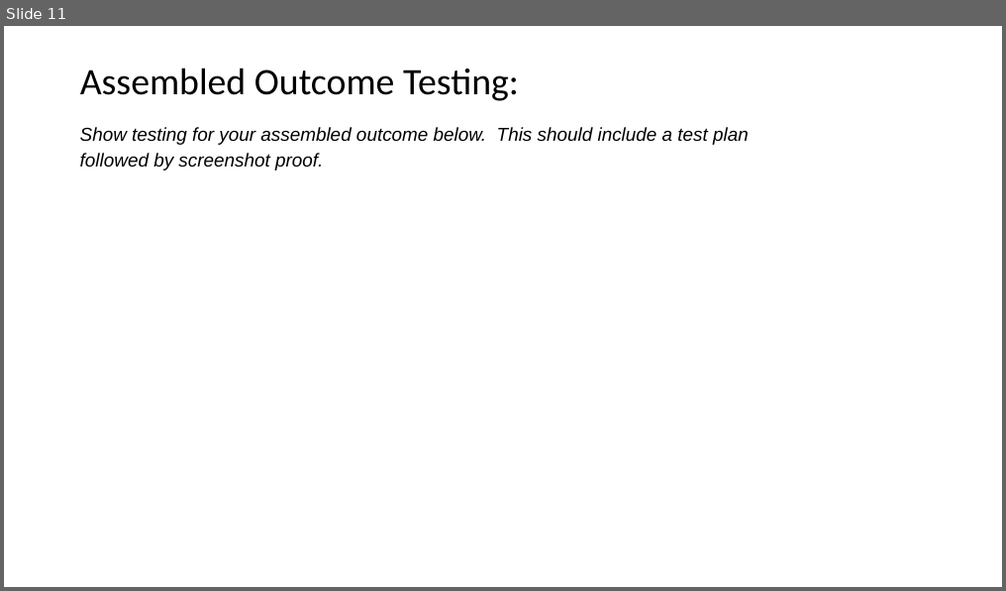
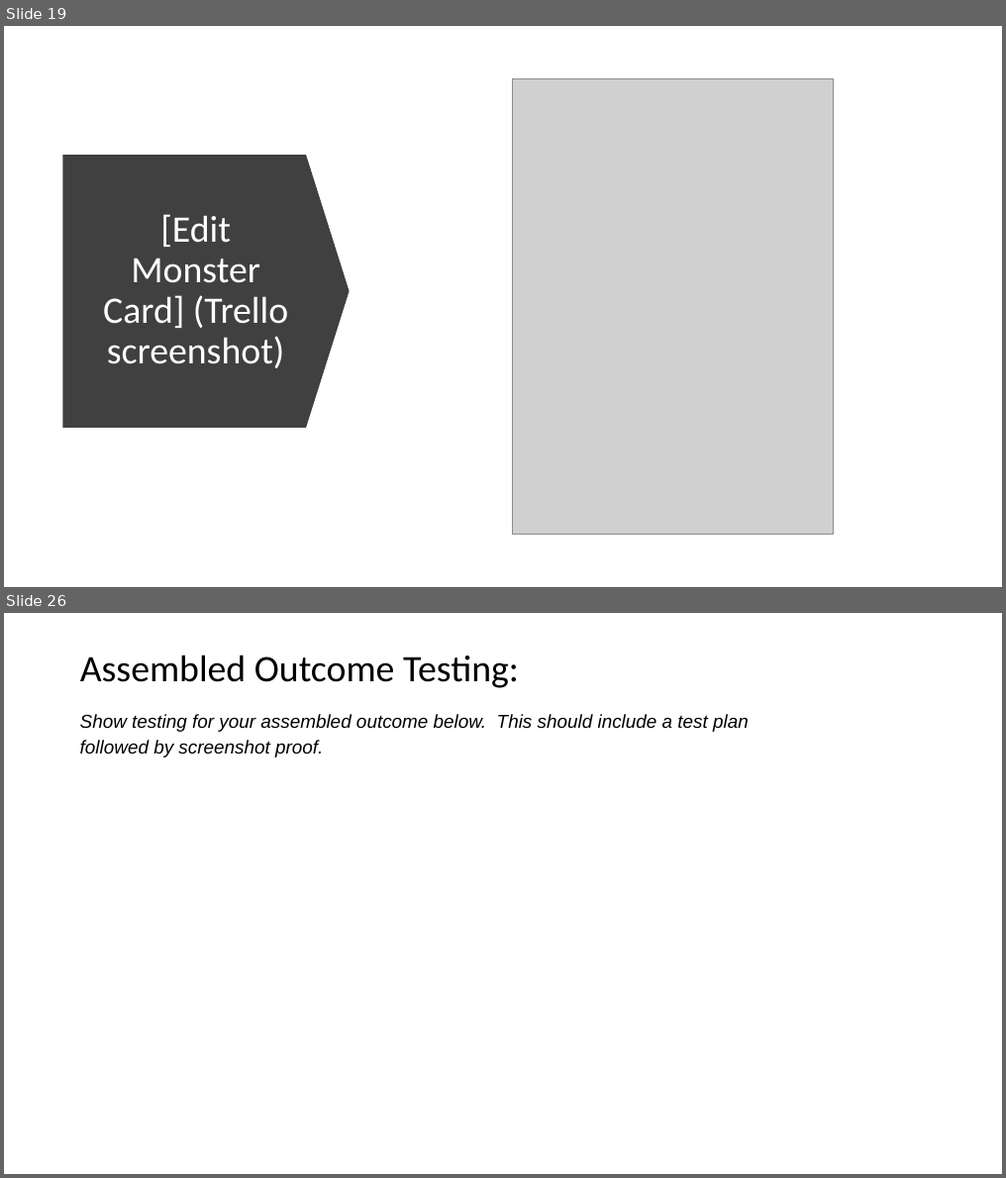
Before and after one commit to peter123321123321/Monster-Cards-Internal, a slide deck: 2.7 and 2.8 Documentation Template.pptx. Shown one above the other, each under a label of ours: slide 11 before the commit, slides 19 and 26 after it; the slides between them are not shown. The pictures are 1006x591 and 1006x1178 pixels, drawn with LibreOffice and Linux fonts; fonts in the diff are those of the drawing; grey boxes stand for pictures. Boxes give left, top, right and bottom in pixels: in the first picture for what was removed or moved away, otherwise in the second. Text is boxed around its words. In the diff, an @@ line names an element or a change of style, - is before the commit and + after.

```diff
--- a/2.7 and 2.8 Documentation Template.pptx
+++ b/2.7 and 2.8 Documentation Template.pptx
@@ slide 19 added at <box>4,26,1002,587</box>, background #FFFFFF @@
@@ picture added at <box>512,78,834,534</box> @@
@@ down arrow added at <box>63,155,350,428</box>, fill #404040 @@
@@ title added at <box>103,214,288,369</box>, 36 pt, text #FFFFFF @@
+[Edit Monster Card] (Trello screenshot)
@@ what was slide 11 is now slide 26 @@
```
Also in this commit, not shown: 6 slides changed, 14 other slides added, 5 other files.
